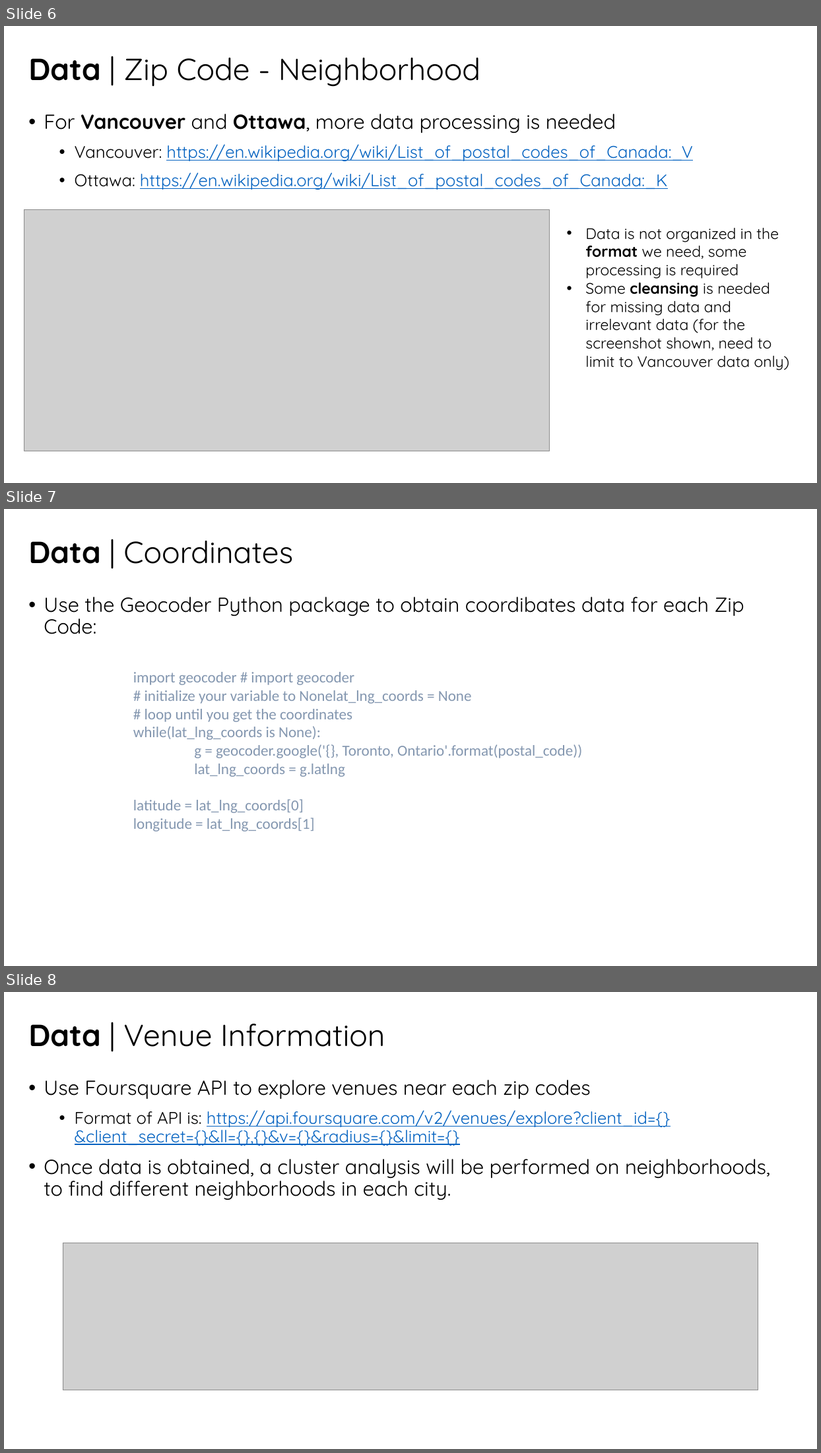
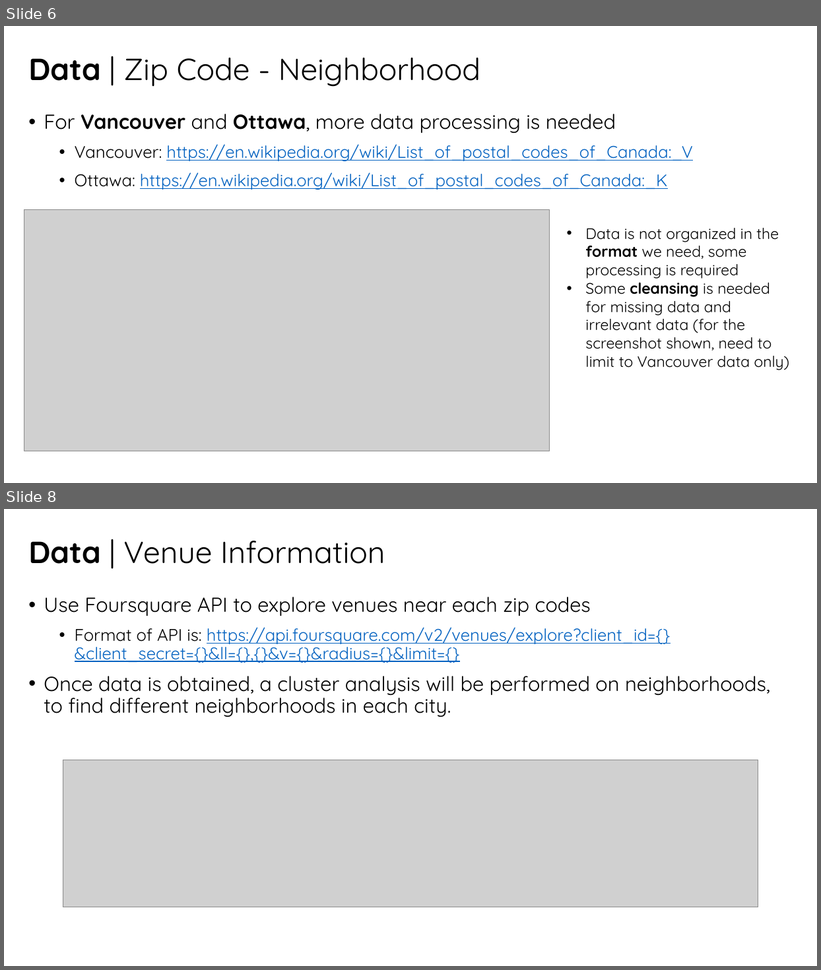
Before and after one commit to audrey-wj/Coursera_Capstone, a slide deck: Battle of Neighborhoods/Coursera Capstone_Battle of Neighborhoods.pptx. Shown one above the other, each under a label of ours: slides 6, 7 and 8 before the commit, slides 6 and 8 after it; the slides between them are not shown. The pictures are 821x1453 and 821x970 pixels, drawn with LibreOffice and Linux fonts; fonts in the diff are those of the drawing; grey boxes stand for pictures. Boxes give left, top, right and bottom in pixels: in the first picture for what was removed or moved away, otherwise in the second. Text is boxed around its words. In the diff, an @@ line names an element or a change of style, - is before the commit and + after.

```diff
--- a/Battle of Neighborhoods/Coursera Capstone_Battle of Neighborhoods.pptx
+++ b/Battle of Neighborhoods/Coursera Capstone_Battle of Neighborhoods.pptx
@@ slide 7 removed at [4, 509, 817, 966], background #FFFFFF @@
@@ title removed at [28, 541, 293, 564] @@
-Data | Coordinates
@@ text removed at [44, 597, 745, 634] @@
-• Use the Geocoder Python package to obtain coordibates data for each Zip Code:
@@ text removed at [133, 672, 582, 832] @@
-import geocoder # import geocoder
-# initialize your variable to Nonelat_lng_coords = None
-# loop until you get the coordinates
-while(lat_lng_coords is None):
-g = geocoder.google('{}, Toronto, Ontario'.format(postal_code))
-lat_lng_coords = g.latlng
-latitude = lat_lng_coords[0]
-longitude = lat_lng_coords[1]
```
Also in this commit, not shown: 1 slide changed, 11 slides added, 1 other file.
